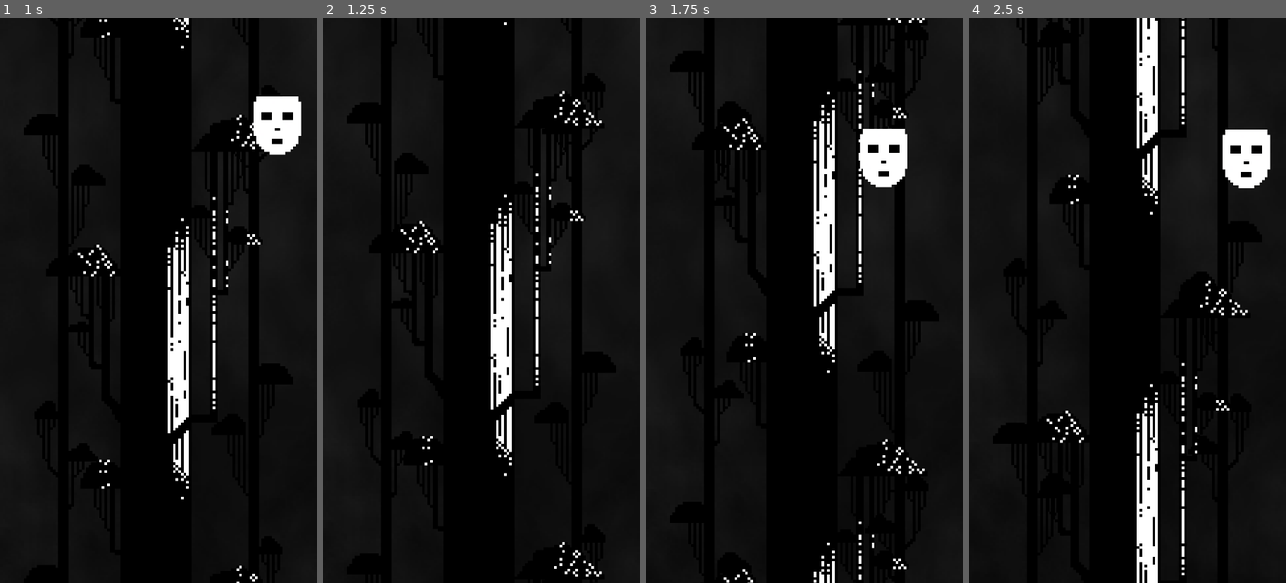
Above: before the commit, frames 1-4 (left to right).
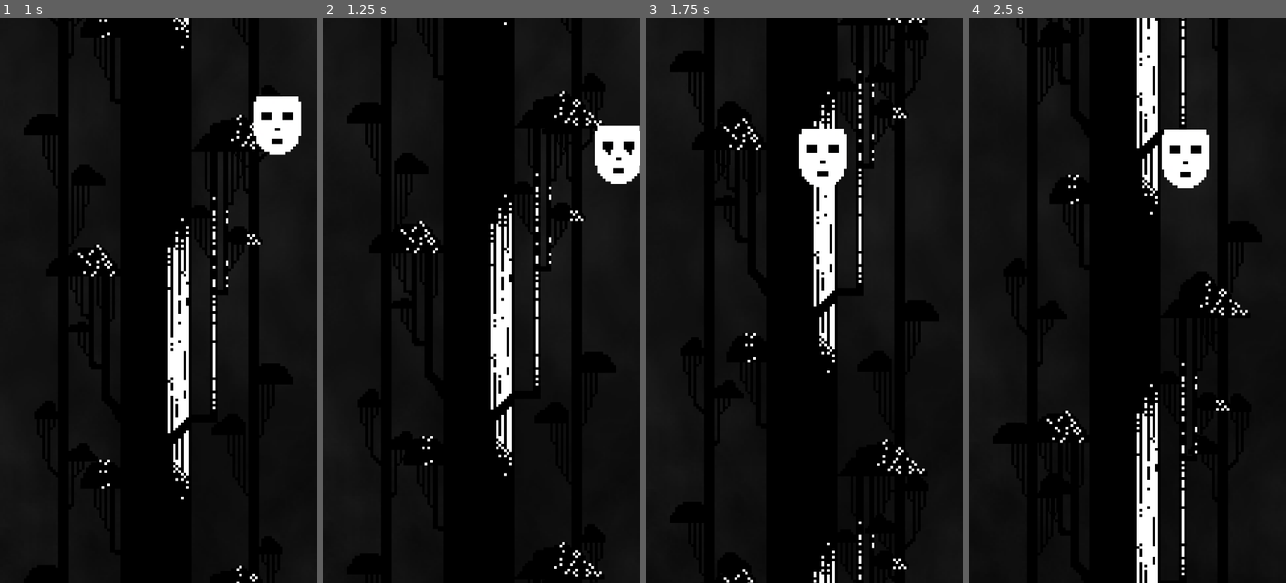
Above: after the commit, the same moments.

Repository: ibrarmz/missing
Game: Godot game, scene res://src/main.tscn
The game is run twice, just before and just after one commit, with the same random seed, the same clock (stepped at 60 frames per second) and the same inputs. Before the commit the project has no main scene; this scene is started directly in both runs.
Inputs:
- Up to frame 1 (1 s): tap Enter (ui_accept) at 0.5, 0.6, 0.77 s; hold Right (ui_right) from 0.53 s (still down)
- Up to frame 2 (1.25 s): keep holding Right (ui_right); tap Enter (ui_accept) at 1.07 s
- Up to frame 3 (1.75 s): release Right (ui_right) at 1.28 s; hold Left (ui_left) from 1.28 s (still down); tap Enter (ui_accept) at 1.35, 1.52 s
- Up to frame 4 (2.5 s): tap Enter (ui_accept) at 1.82, 2.1 s; release Left (ui_left) at 2.03 s; hold Right (ui_right) from 2.03 s (still down)

Frame 1 is identical in both runs. In frame 2, 1.2% of the frame differs, in the area x 85-100%, y 19-30%; in frame 3, 2.2%; in frame 4, 2.6%, in the area x 60-96%, y 19-31%.

Commit message:
menu scene and fixet out of bounds

Diff:
--- a/project.godot
+++ b/project.godot
@@ -11,6 +11,7 @@
 [application]
 
 config/name="Desaparecido"
+run/main_scene="uid://du1o01yos6ipu"
 config/features=PackedStringArray("4.4", "GL Compatibility")
 config/icon="res://icon.svg"
 
--- a/src/UI/level_transition.tscn
+++ b/src/UI/level_transition.tscn
@@ -1,6 +1,21 @@
 [gd_scene load_steps=6 format=3 uid="uid://cpgxsphh6oank"]
 
 [ext_resource type="Script" uid="uid://cldwm6huixa6v" path="res://src/UI/level_transition.gd" id="1_lqcwk"]
+
+[sub_resource type="Animation" id="Animation_lqcwk"]
+length = 0.001
+tracks/0/type = "value"
+tracks/0/imported = false
+tracks/0/enabled = true
+tracks/0/path = NodePath("ColorRect:modulate")
+tracks/0/interp = 1
+tracks/0/loop_wrap = true
+tracks/0/keys = {
+"times": PackedFloat32Array(0),
+"transitions": PackedFloat32Array(1),
+"update": 0,
+"values": [Color(1, 1, 1, 0)]
+}
 
 [sub_resource type="Animation" id="Animation_bfreb"]
 resource_name = "fade_to_black"
@@ -16,21 +31,6 @@
 "transitions": PackedFloat32Array(1, 1),
 "update": 0,
 "values": [Color(1, 1, 1, 0), Color(1, 1, 1, 1)]
-}
-
-[sub_resource type="Animation" id="Animation_lqcwk"]
-length = 0.001
-tracks/0/type = "value"
-tracks/0/imported = false
-tracks/0/enabled = true
-tracks/0/path = NodePath("ColorRect:modulate")
-tracks/0/interp = 1
-tracks/0/loop_wrap = true
-tracks/0/keys = {
-"times": PackedFloat32Array(0),
-"transitions": PackedFloat32Array(1),
-"update": 0,
-"values": [Color(1, 1, 1, 0)]
 }
 
 [sub_resource type="Animation" id="Animation_0x0q0"]
--- /dev/null
+++ b/src/UI/menu.gd
@@ -0,0 +1,8 @@
+extends Control
+
+func  _ready() -> void:
+	$AnimationPlayer.play("fade_text")
+
+func _process(delta: float) -> void:
+	if Input.is_action_just_pressed("ui_accept"):
+		get_tree().change_scene_to_file("res://src/main.tscn")
--- /dev/null
+++ b/src/UI/menu.tscn
@@ -0,0 +1,87 @@
+[gd_scene load_steps=7 format=3 uid="uid://du1o01yos6ipu"]
+
+[ext_resource type="Script" uid="uid://d4m3mmmos7m6p" path="res://src/UI/menu.gd" id="1_7hnny"]
+[ext_resource type="FontFile" uid="uid://c5csyrbk1j4m" path="res://assets/fonts/Mr. Junker MSX2 Mono.ttf" id="1_gfjdm"]
+[ext_resource type="AudioStream" uid="uid://decvgk303bhmo" path="res://assets/audio/Pack/2- Mental Vortex.mp3" id="3_xkldh"]
+
+[sub_resource type="Animation" id="Animation_gfjdm"]
+resource_name = "fade_text"
+loop_mode = 1
+tracks/0/type = "value"
+tracks/0/imported = false
+tracks/0/enabled = true
+tracks/0/path = NodePath("VBoxContainer/Start:modulate")
+tracks/0/interp = 1
+tracks/0/loop_wrap = true
+tracks/0/keys = {
+"times": PackedFloat32Array(0, 1),
+"transitions": PackedFloat32Array(1, 1),
+"update": 0,
+"values": [Color(1, 1, 1, 1), Color(1, 1, 1, 0)]
+}
+
+[sub_resource type="Animation" id="Animation_7hnny"]
+length = 0.001
+tracks/0/type = "value"
+tracks/0/imported = false
+tracks/0/enabled = true
+tracks/0/path = NodePath("VBoxContainer/Start:modulate")
+tracks/0/interp = 1
+tracks/0/loop_wrap = true
+tracks/0/keys = {
+"times": PackedFloat32Array(0),
+"transitions": PackedFloat32Array(1),
+"update": 0,
+"values": [Color(1, 1, 1, 1)]
+}
+
+[sub_resource type="AnimationLibrary" id="AnimationLibrary_xkldh"]
+_data = {
+&"RESET": SubResource("Animation_7hnny"),
+&"fade_text": SubResource("Animation_gfjdm")
+}
+
+[node name="Menu" type="Control"]
+layout_mode = 3
+anchors_preset = 15
+anchor_right = 1.0
+anchor_bottom = 1.0
+grow_horizontal = 2
+grow_vertical = 2
+script = ExtResource("1_7hnny")
+
+[node name="VBoxContainer" type="VBoxContainer" parent="."]
+layout_mode = 1
+anchors_preset = 15
+anchor_right = 1.0
+anchor_bottom = 1.0
+grow_horizontal = 2
+grow_vertical = 2
+theme_override_constants/separation = 70
+alignment = 1
+
+[node name="Title" type="Label" parent="VBoxContainer"]
+layout_mode = 2
+size_flags_horizontal = 4
+theme_override_fonts/font = ExtResource("1_gfjdm")
+text = "DESPARECIDO"
+horizontal_alignment = 1
+vertical_alignment = 1
+
+[node name="Start" type="Label" parent="VBoxContainer"]
+layout_mode = 2
+theme_override_fonts/font = ExtResource("1_gfjdm")
+theme_override_font_sizes/font_size = 10
+text = "press space to start"
+horizontal_alignment = 1
+vertical_alignment = 1
+
+[node name="AnimationPlayer" type="AnimationPlayer" parent="."]
+libraries = {
+&"": SubResource("AnimationLibrary_xkldh")
+}
+
+[node name="AudioStreamPlayer" type="AudioStreamPlayer" parent="."]
+stream = ExtResource("3_xkldh")
+autoplay = true
+parameters/looping = true
--- /dev/null
+++ b/src/borders.gd
@@ -0,0 +1,6 @@
+extends StaticBody2D
+
+@onready var player = $"../../Player"
+
+func _physics_process(delta: float) -> void:
+	position.y = player.position.y
--- a/src/main.tscn
+++ b/src/main.tscn
@@ -10,6 +10,10 @@
 [ext_resource type="PackedScene" uid="uid://bcq4ky7pqgebc" path="res://src/UI/message.tscn" id="7_rlaii"]
 [ext_resource type="AudioStream" uid="uid://bssxi24lx467o" path="res://assets/audio/Pack/4- Arvostus.ogg" id="9_kf8lf"]
 [ext_resource type="AudioStream" uid="uid://dna0qcw6ono2h" path="res://assets/audio/wind.ogg" id="10_mgm53"]
+[ext_resource type="Script" uid="uid://d1o6dacswth4c" path="res://src/borders.gd" id="11_uewes"]
+
+[sub_resource type="RectangleShape2D" id="RectangleShape2D_mgm53"]
+size = Vector2(20, 229)
 
 [node name="Main" type="Node2D"]
 script = ExtResource("1_kf8lf")
@@ -67,3 +71,16 @@
 volume_db = -8.0
 autoplay = true
 parameters/looping = true
+
+[node name="Borders" type="Node2D" parent="."]
+
+[node name="StaticBody2D" type="StaticBody2D" parent="Borders"]
+script = ExtResource("11_uewes")
+
+[node name="CollisionShape2D" type="CollisionShape2D" parent="Borders/StaticBody2D"]
+position = Vector2(70, 107.5)
+shape = SubResource("RectangleShape2D_mgm53")
+
+[node name="CollisionShape2D2" type="CollisionShape2D" parent="Borders/StaticBody2D"]
+position = Vector2(-70, 107)
+shape = SubResource("RectangleShape2D_mgm53")
--- a/src/player/player.gd
+++ b/src/player/player.gd
@@ -11,6 +11,4 @@
 	var direction = Input.get_action_strength("ui_right") - Input.get_action_strength("ui_left")
 	velocity.x = direction * SPEED
 	velocity.y = FALL_SPEED  # siempre cayendo hacia abajo
-
-	print(self.position)
 	move_and_slide()
Not shown, added: assets/audio/Pack/2- Mental Vortex.mp3.import
Not shown, added: src/UI/menu.gd.uid
Not shown, added: src/borders.gd.uid
Not shown: 1 places in src/main.tscn that only renumber resources
Not shown, added: assets/audio/Pack/2- Mental Vortex.mp3
